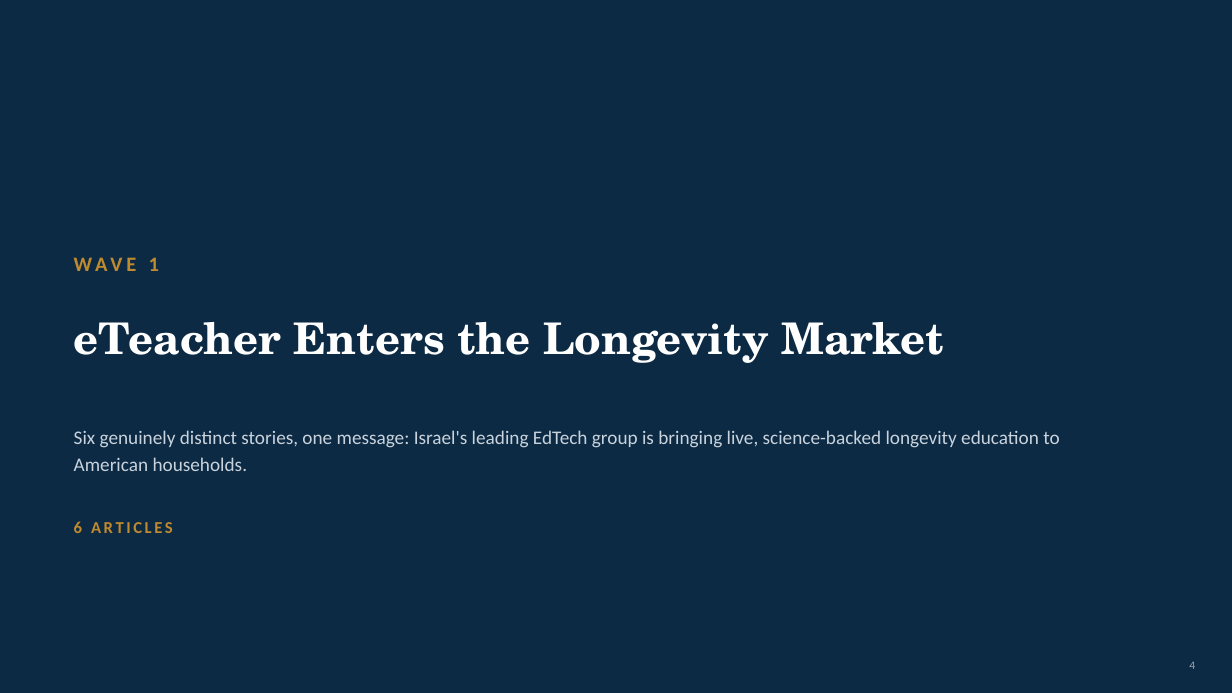
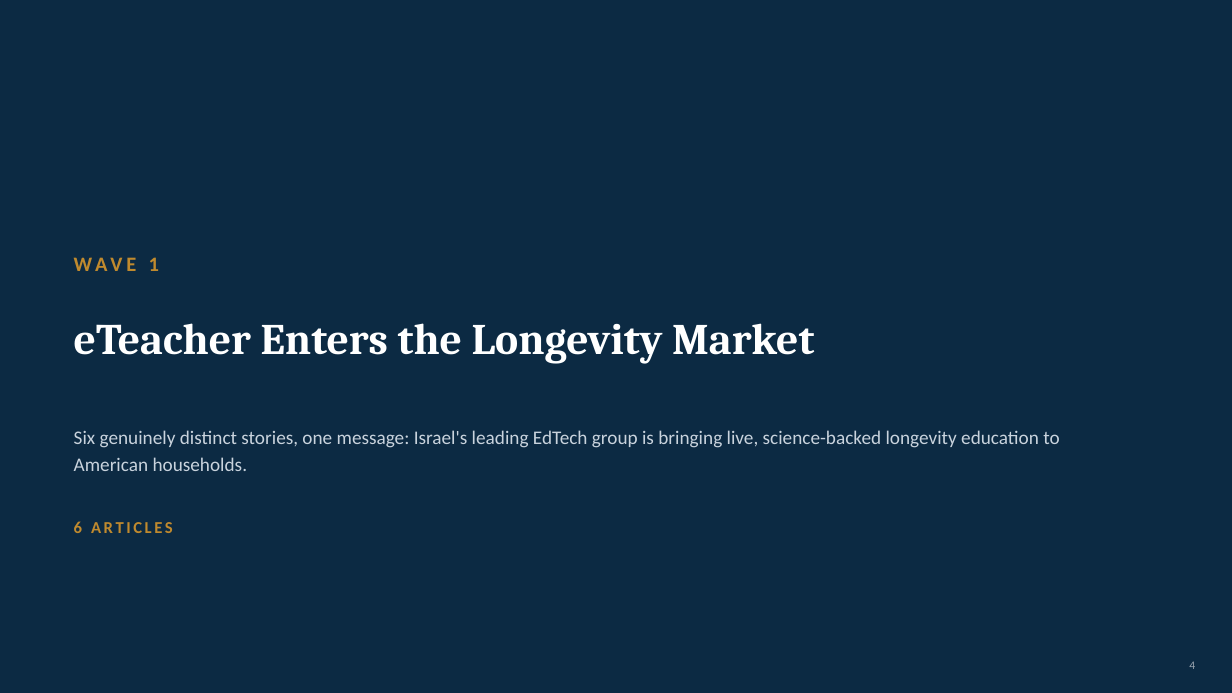
Before and after one commit to gitteromri-ux/eteacher-longevity-pr-campaign, a slide deck: slide 4 of eTeacher_Longevity_PR_Campaign.pptx. Drawn at 1232x693 pixels with LibreOffice and Linux fonts; fonts in the diff are those of the drawing. Boxes give left, top, right and bottom in pixels: in the first picture for what was removed or moved away, otherwise in the second. Text is boxed around its words. In the diff, an @@ line names an element or a change of style, - is before the commit and + after.

```diff
--- a/eTeacher_Longevity_PR_Campaign.pptx
+++ b/eTeacher_Longevity_PR_Campaign.pptx
@@ text "eTeacher Enters the Longevity Market" at (x1=74, y1=323, x2=814, y2=364): font TeX Gyre Schola to Cambria @@
```
Also in this commit, not shown: 29 other slides changed.
